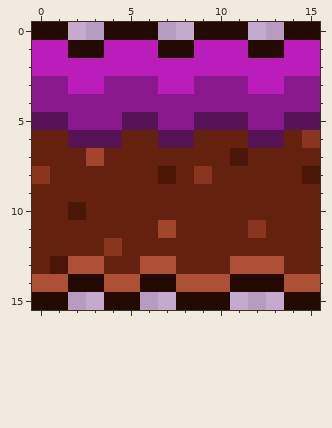
Two states of a pixel-art sprite, tiles/grass/grass-05.png. Above, as it was before the edit.
The file is 16x16 pixels.
After:
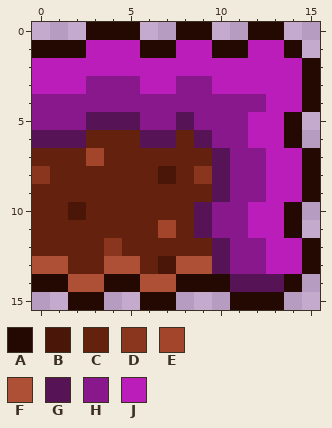
Palette (. is transparent): A #240902  B #4a1607  C #64210e  D #8a361e  E #a3452a  F #ae5035  G #561355  H #8a188d  J #bb1dba
Change:
Changed rows in their new state; - is an unchanged pixel.
first column x 0:
 0 ..-A--.-A-..AA..
 1 AA-J--A-J-AAJJA.
 2 ---------------A
 3 JJ-H--J-H-JJ--JA
 4 -------------JJA
 5 HH-GG-H-GHHHJJA.
 6 GG-CC-G-CGHHJJA.
 7 ----------GHHJJA
 8 ----------GHHJJA
 9 ----------GHHJJA
10 ---------GHHJJA.
11 ---------GHHJJA.
12 ----------GHHJJA
13 FFCCFFCBFFGHHJJA
14 AAFFAAFFAAAGGGA.
15 ..AA..AA...AAA..
Changed places in both pictures, as pixel boxes (x1, y1, x2, y2):
changed: (32, 22, 320, 310)
